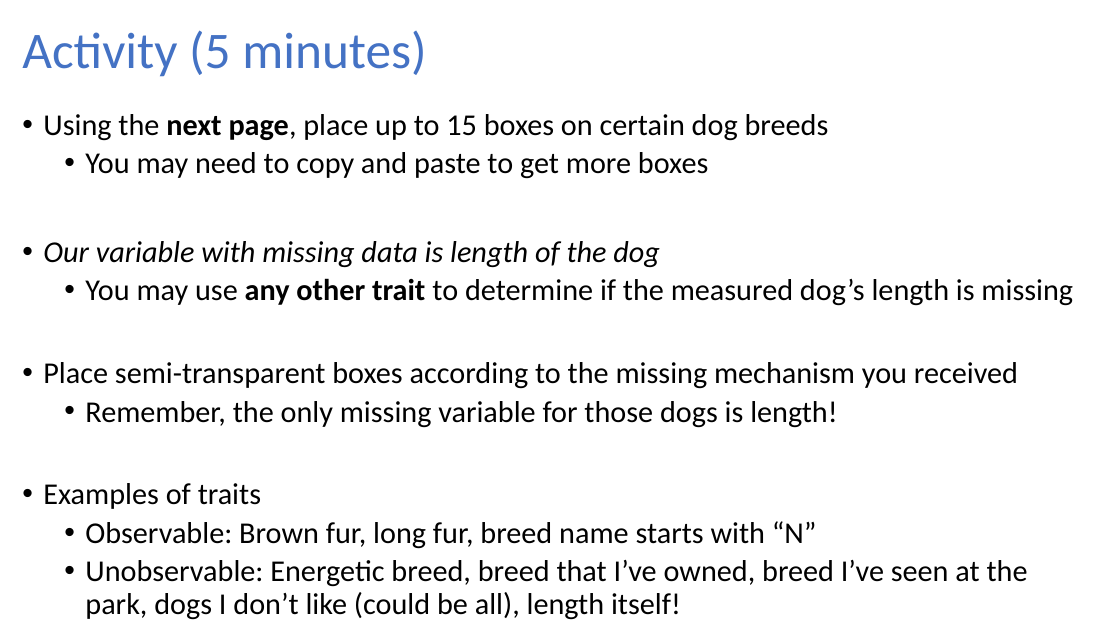
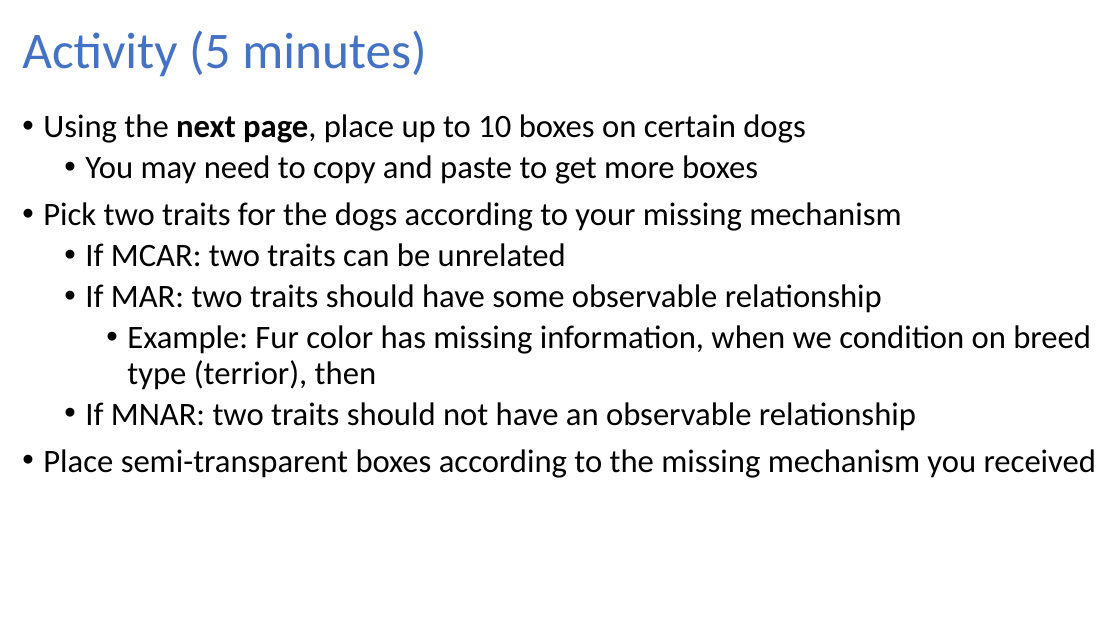
Before and after one commit to nwakim/BSTA_513_26S, a slide deck: slide 3 of docs/lessons/17_Missing_data/17_Activity_dogs.pptx. Drawn at 1120x630 pixels with LibreOffice and Linux fonts; fonts in the diff are those of the drawing. Boxes give left, top, right and bottom in pixels: in the first picture for what was removed or moved away, otherwise in the second. Text is boxed around its words. In the diff, an @@ line names an element or a change of style, - is before the commit and + after.

Commit message:
adding missing data

```diff
--- a/docs/lessons/17_Missing_data/17_Activity_dogs.pptx
+++ b/docs/lessons/17_Missing_data/17_Activity_dogs.pptx
@@ text at [43, 114, 805, 143]: text changed; size 25.9 to 28 pt @@
-• Using the next page, place up to 15 boxes on certain dog breeds
+• Using the next page, place up to 10 boxes on certain dogs
@@ text at [43, 155, 1096, 478]: size 25.9 to 28 pt in "You may need to copy and paste ...", "Place semi-transparent boxes according to the missing ..." @@
@@ text at [43, 202, 1091, 431]: text changed; size 25.9 to 28 pt @@
-• Our variable with missing data is length of the dog
-  • You may use any other trait to determine if the measured dog’s length is missing
+• Pick two traits for the dogs according to your missing mechanism
+  • If MCAR: two traits can be unrelated
+  • If MAR: two traits should have some observable relationship
+    • Example: Fur color has missing information, when we condition on breed type (terrior), then
+  • If MNAR: two traits should not have an observable relationship
@@ text at [43, 401, 1028, 620]: paragraphs removed @@
-  • Remember, the only missing variable for those dogs is length!
-• Examples of traits
-  • Observable: Brown fur, long fur, breed name starts with “N”
-  • Unobservable: Energetic breed, breed that I’ve owned, breed I’ve seen at the park, dogs I don’t like (could be all), length itself!
```
Also in this commit, not shown: 1 other slide changed, 2 slides added, 1 slide removed, 12 other files.
